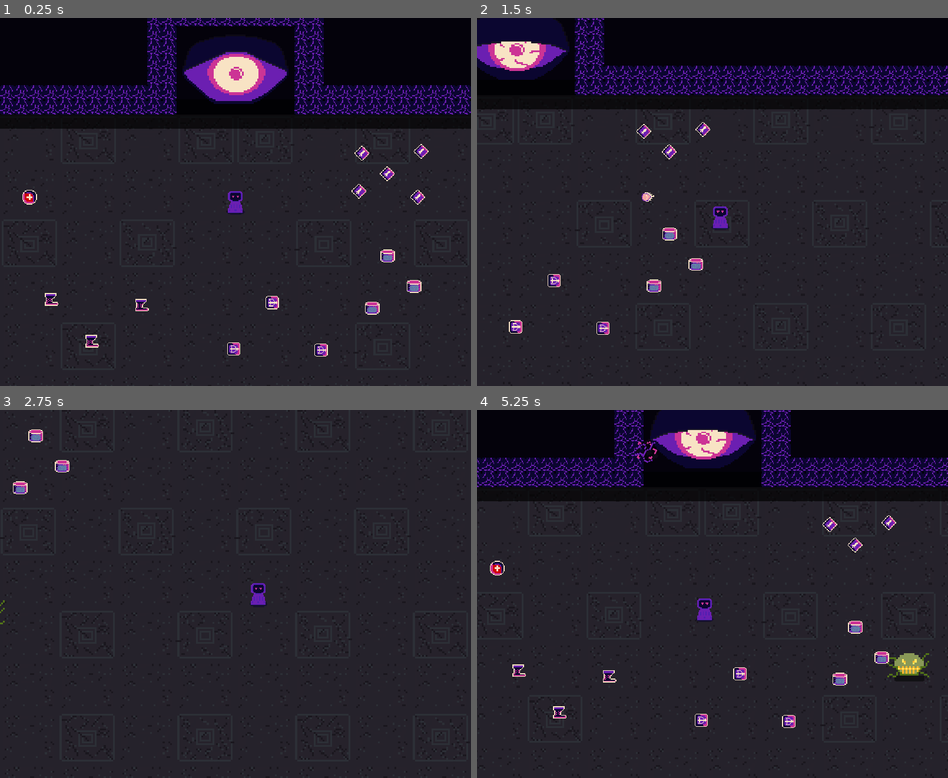
Above: before the commit, frames 1-4 (two rows, left to right).
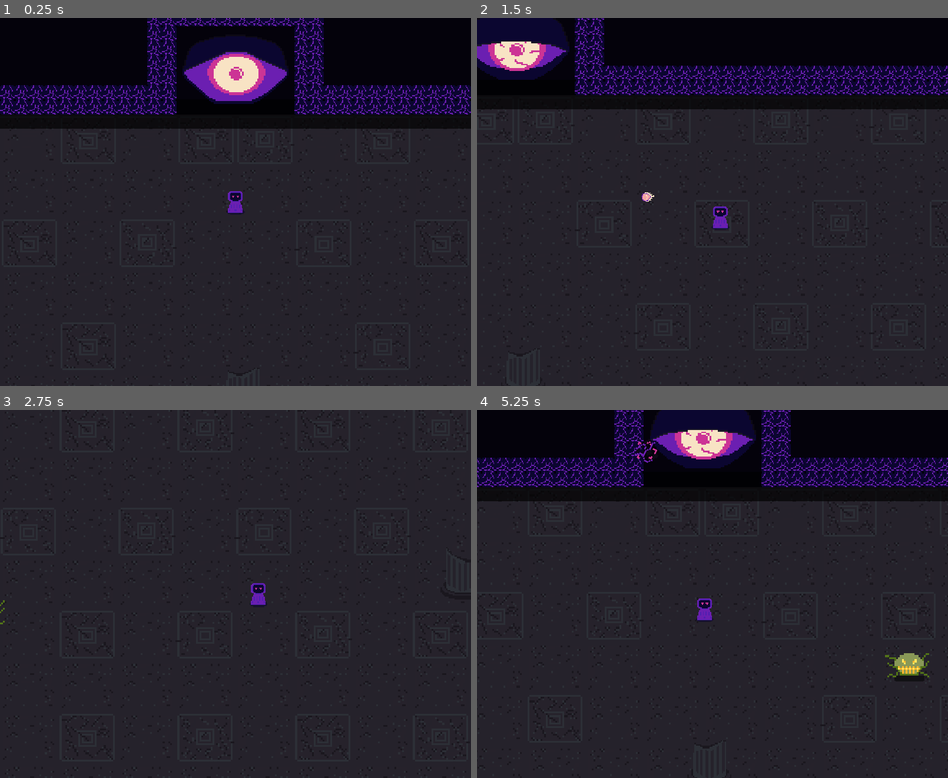
Above: after the commit, the same moments.

Repository: LeoCal4/LD46-Sanjuro-Game
Game: Godot game, scene res://Scene1.tscn
Same seed, same stepped clock (60 frames per second), same inputs: the game is played once before the commit and once after it. The engine's default icon, where the game draws it, is replaced by a stand-in: a white triangle on a blue panel in a dark square.
Inputs (mouse positions are in pixels of both pictures, inside the frame that each line leads up to):
- Up to frame 1 (0.25 s): no input
- Up to frame 2 (1.5 s): move the mouse to (816, 183) at 0.52 s; hold Right (right) 0.53-1.28 s; tap E (action) at 0.6 s; move the mouse to (618, 220) at 1.27 s; hold S (down) from 1.28 s (still down); click (618, 220) at 1.35 s
- Up to frame 3 (2.75 s): move the mouse to (282, 513) at 2.02 s; release S (down) at 2.03 s; hold Right (right) from 2.03 s (still down); tap E (action) at 2.1 s
- Up to frame 4 (5.25 s): move the mouse to (688, 667) at 2.77 s; release Right (right) at 2.78 s; hold Up (up) 2.78-3.53 s; click (688, 667) at 2.85 s; move the mouse to (853, 649) at 3.52 s; hold Left (left) 3.53-5.03 s; tap E (action) at 3.6, 5.1 s; move the mouse to (571, 538) at 4.27 s; click (571, 538) at 4.35 s; move the mouse to (736, 594) at 5.02 s; hold S (down) from 5.03 s (still down)

The runs differ from the first frame. In frame 1, 1.3% of the frame differs, in the area x 4-91%, y 34-92%; in frame 2, 0.8%; in frame 3, 0.3%; in frame 4, 1.1%.

Commit message:
Added floor details

Diff:
--- a/Enemy/Enemy.tscn
+++ b/Enemy/Enemy.tscn
@@ -82,7 +82,6 @@
 visible = false
 texture = ExtResource( 3 )
 vframes = 2
-frame = 1
 
 [node name="AnimationPlayer" type="AnimationPlayer" parent="."]
 autoplay = "spawn"
--- a/Floor/FloorTileset.tres
+++ b/Floor/FloorTileset.tres
@@ -1,6 +1,16 @@
-[gd_resource type="TileSet" load_steps=2 format=2]
+[gd_resource type="TileSet" load_steps=6 format=2]
 
 [ext_resource path="res://Floor/FloorTileset.png" type="Texture" id=1]
+[ext_resource path="res://Floor/FloorDetailTileset.png" type="Texture" id=2]
+
+[sub_resource type="ConvexPolygonShape2D" id=1]
+points = PoolVector2Array( 0.141327, 22.0031, 31.6775, 22.0031, 32, 40, 0, 40 )
+
+[sub_resource type="ConvexPolygonShape2D" id=2]
+points = PoolVector2Array( 0.046936, 23.2107, 31.8622, 23.4898, 32, 40, 0, 40 )
+
+[sub_resource type="ConvexPolygonShape2D" id=3]
+points = PoolVector2Array( -0.137756, 23.7689, 31.6775, 24.048, 32, 40, 0, 40 )
 
 [resource]
 0/name = "FloorTileset.png 0"
@@ -83,3 +93,51 @@
 7/navigation_offset = Vector2( 0, 0 )
 7/shapes = [  ]
 7/z_index = 0
+8/name = "FloorDetailTileset.png 8"
+8/texture = ExtResource( 2 )
+8/tex_offset = Vector2( 0, 0 )
+8/modulate = Color( 1, 1, 1, 1 )
+8/region = Rect2( 0, 0, 32, 40 )
+8/tile_mode = 0
+8/occluder_offset = Vector2( 0, 0 )
+8/navigation_offset = Vector2( 0, 0 )
+8/shapes = [ {
+"autotile_coord": Vector2( 0, 0 ),
+"one_way": false,
+"one_way_margin": 1.0,
+"shape": SubResource( 2 ),
+"shape_transform": Transform2D( 1, 0, 0, 1, 0, 0 )
+} ]
+8/z_index = 0
+9/name = "FloorDetailTileset.png 9"
+9/texture = ExtResource( 2 )
+9/tex_offset = Vector2( 0, 0 )
+9/modulate = Color( 1, 1, 1, 1 )
+9/region = Rect2( 32, 0, 32, 40 )
+9/tile_mode = 0
+9/occluder_offset = Vector2( 0, 0 )
+9/navigation_offset = Vector2( 0, 0 )
+9/shapes = [ {
+"autotile_coord": Vector2( 0, 0 ),
+"one_way": false,
+"one_way_margin": 1.0,
+"shape": SubResource( 3 ),
+"shape_transform": Transform2D( 1, 0, 0, 1, 0, 0 )
+} ]
+9/z_index = 0
+10/name = "FloorDetailTileset.png 10"
+10/texture = ExtResource( 2 )
+10/tex_offset = Vector2( 0, 0 )
+10/modulate = Color( 1, 1, 1, 1 )
+10/region = Rect2( 32, 40, 32, 40 )
+10/tile_mode = 0
+10/occluder_offset = Vector2( 0, 0 )
+10/navigation_offset = Vector2( 0, 0 )
+10/shapes = [ {
+"autotile_coord": Vector2( 0, 0 ),
+"one_way": false,
+"one_way_margin": 1.0,
+"shape": SubResource( 1 ),
+"shape_transform": Transform2D( 1, 0, 0, 1, 0, 0 )
+} ]
+10/z_index = 0
--- a/Item/SoulContainer.tscn
+++ b/Item/SoulContainer.tscn
@@ -3,7 +3,7 @@
 [ext_resource path="res://Item/Item.tscn" type="PackedScene" id=1]
 [ext_resource path="res://SoulContainer.gd" type="Script" id=2]
 
-[node name="SoulContainer" index="0" instance=ExtResource( 1 )]
+[node name="SoulContainer" instance=ExtResource( 1 )]
 script = ExtResource( 2 )
 
 [node name="Sprite" parent="." index="0"]
--- a/Scene1.tscn
+++ b/Scene1.tscn
@@ -1,21 +1,16 @@
-[gd_scene load_steps=19 format=2]
+[gd_scene load_steps=14 format=2]
 
 [ext_resource path="res://Scene1.gd" type="Script" id=1]
 [ext_resource path="res://Floor/FloorTileset.tres" type="TileSet" id=2]
 [ext_resource path="res://icon.png" type="Texture" id=3]
-[ext_resource path="res://Enemy/Enemy.tscn" type="PackedScene" id=4]
-[ext_resource path="res://Player/Player.tscn" type="PackedScene" id=5]
-[ext_resource path="res://Walls/Walls.tres" type="TileSet" id=6]
-[ext_resource path="res://SoulSacrificeArea.gd" type="Script" id=7]
-[ext_resource path="res://God/God.tscn" type="PackedScene" id=8]
-[ext_resource path="res://EnemySpawner.gd" type="Script" id=9]
-[ext_resource path="res://Enemy/RangedEnemy.tscn" type="PackedScene" id=10]
+[ext_resource path="res://Walls/Walls.tres" type="TileSet" id=4]
+[ext_resource path="res://God/God.tscn" type="PackedScene" id=5]
+[ext_resource path="res://Enemy/Enemy.tscn" type="PackedScene" id=6]
+[ext_resource path="res://Player/Player.tscn" type="PackedScene" id=7]
+[ext_resource path="res://Enemy/RangedEnemy.tscn" type="PackedScene" id=8]
+[ext_resource path="res://SoulSacrificeArea.gd" type="Script" id=9]
+[ext_resource path="res://EnemySpawner.gd" type="Script" id=10]
 [ext_resource path="res://Sounds/LD45music.wav" type="AudioStream" id=11]
-[ext_resource path="res://Item/HealthPickup.tscn" type="PackedScene" id=12]
-[ext_resource path="res://Item/Boots.tscn" type="PackedScene" id=13]
-[ext_resource path="res://Item/Bow.tscn" type="PackedScene" id=14]
-[ext_resource path="res://Item/SoulContainer.tscn" type="PackedScene" id=15]
-[ext_resource path="res://Item/DamageUp.tscn" type="PackedScene" id=16]
 
 [sub_resource type="NavigationPolygon" id=1]
 vertices = PoolVector2Array( -500.527, 9.47507, 1014.5, 6.90161, 1015.97, 826.165, -505.241, 828.016 )
@@ -51,19 +46,11 @@
 "_edit_lock_": true
 }
 
-[node name="Enemy" parent="." instance=ExtResource( 4 )]
-position = Vector2( 772.417, 488.198 )
-
-[node name="Player" parent="." groups=[
-"player",
-] instance=ExtResource( 5 )]
-position = Vector2( 784.019, 129.036 )
-
 [node name="Walls" type="TileMap" parent="." groups=[
 "walls",
 ]]
 position = Vector2( 528.042, 34.0734 )
-tile_set = ExtResource( 6 )
+tile_set = ExtResource( 4 )
 cell_size = Vector2( 16, 16 )
 collision_layer = 4
 collision_mask = 0
@@ -73,6 +60,34 @@
 "_edit_lock_": true
 }
 
+[node name="God" parent="." groups=[
+"god",
+] instance=ExtResource( 5 )]
+position = Vector2( 783.679, -13.1918 )
+
+[node name="FloorDetails" type="TileMap" parent="."]
+scale = Vector2( 1.5, 1.5 )
+tile_set = ExtResource( 2 )
+cell_size = Vector2( 32, 40 )
+cell_y_sort = true
+collision_layer = 4
+collision_mask = 0
+format = 1
+tile_data = PoolIntArray( 65542, 8, 0, 65565, 9, 0, 327686, 8, 0, 327696, 9, 0, 327709, 8, 0, 655366, 9, 0, 655376, 8, 0, 655389, 9, 0 )
+
+[node name="YSort" type="YSort" parent="."]
+
+[node name="Enemy" parent="YSort" instance=ExtResource( 6 )]
+position = Vector2( 772.417, 488.198 )
+
+[node name="Player" parent="YSort" groups=[
+"player",
+] instance=ExtResource( 7 )]
+position = Vector2( 784.019, 129.036 )
+
+[node name="RangedEnemy" parent="YSort" instance=ExtResource( 8 )]
+position = Vector2( 125.348, 74.5739 )
+
 [node name="Navigation2D" type="Navigation2D" parent="." groups=[
 "navigation2d",
 ]]
@@ -98,15 +113,10 @@
 position = Vector2( -29.7478, -0.710938 )
 shape = SubResource( 2 )
 
-[node name="God" parent="." groups=[
-"god",
-] instance=ExtResource( 8 )]
-position = Vector2( 783.679, -13.1918 )
-
 [node name="EnemySpawner" type="Node2D" parent="."]
 editor/display_folded = true
-script = ExtResource( 9 )
-enemies = [ ExtResource( 4 ), ExtResource( 10 ) ]
+script = ExtResource( 10 )
+enemies = [ ExtResource( 6 ), ExtResource( 8 ) ]
 
 [node name="Position2D" type="Position2D" parent="EnemySpawner"]
 position = Vector2( 175.106, 174.626 )
@@ -245,58 +255,10 @@
 
 [node name="Position2D46" type="Position2D" parent="EnemySpawner"]
 position = Vector2( 1069.29, 290.721 )
-
-[node name="RangedEnemy" parent="." instance=ExtResource( 10 )]
-position = Vector2( 125.348, 74.5739 )
 
 [node name="BackgroundMusic" type="AudioStreamPlayer" parent="."]
 stream = ExtResource( 11 )
 volume_db = -15.0
 autoplay = true
-
-[node name="HealthPickup" parent="." instance=ExtResource( 12 )]
-position = Vector2( 559.758, 120.792 )
-
-[node name="Boots" parent="." instance=ExtResource( 13 )]
-position = Vector2( 583.176, 232.043 )
-
-[node name="Boots2" parent="." instance=ExtResource( 13 )]
-position = Vector2( 627.375, 277.469 )
-
-[node name="Boots3" parent="." instance=ExtResource( 13 )]
-position = Vector2( 681.396, 238.182 )
-
-[node name="Bow" parent="." instance=ExtResource( 14 )]
-position = Vector2( 876.682, 287.246 )
-
-[node name="Bow2" parent="." instance=ExtResource( 14 )]
-position = Vector2( 823.608, 235.569 )
-
-[node name="Bow3" parent="." instance=ExtResource( 14 )]
-position = Vector2( 781.708, 285.849 )
-
-[node name="SoulContainer" parent="." instance=ExtResource( 15 )]
-position = Vector2( 949.112, 183.78 )
-
-[node name="SoulContainer2" parent="." instance=ExtResource( 15 )]
-position = Vector2( 932.204, 240.382 )
-
-[node name="SoulContainer3" parent="." instance=ExtResource( 15 )]
-position = Vector2( 977.78, 216.859 )
-
-[node name="DamageUp" parent="." instance=ExtResource( 16 )]
-position = Vector2( 948.714, 95.4014 )
-
-[node name="DamageUp2" parent="." instance=ExtResource( 16 )]
-position = Vector2( 981.676, 120.798 )
-
-[node name="DamageUp3" parent="." instance=ExtResource( 16 )]
-position = Vector2( 917.913, 114.314 )
-
-[node name="DamageUp4" parent="." instance=ExtResource( 16 )]
-position = Vector2( 985.459, 71.0852 )
-
-[node name="DamageUp5" parent="." instance=ExtResource( 16 )]
-position = Vector2( 921.156, 73.2466 )
 [connection signal="body_entered" from="SoulSacrificeArea" to="SoulSacrificeArea" method="_on_SoulSacrificeArea_body_entered"]
 [connection signal="body_exited" from="SoulSacrificeArea" to="SoulSacrificeArea" method="_on_SoulSacrificeArea_body_exited"]
Binary file added: Floor/FloorDetailTileset.png
Not shown, added: Floor/FloorDetailTileset.png.import
Not shown: 1 places in Scene1.tscn that only renumber resources
